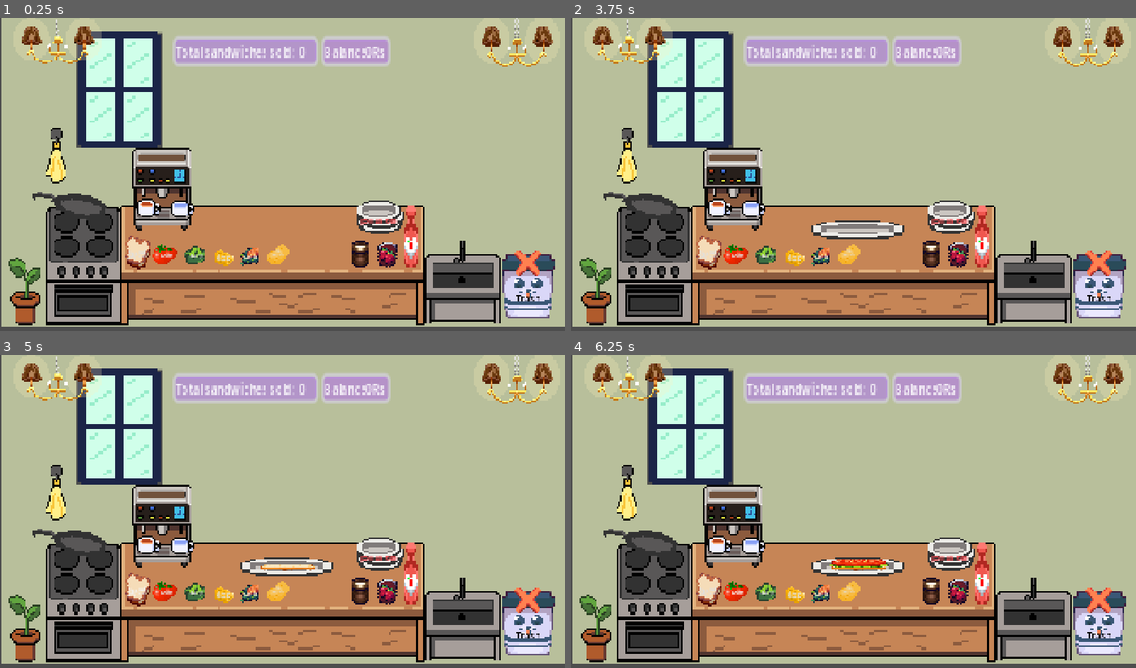
Above: before the commit, frames 1-4 (two rows, left to right).
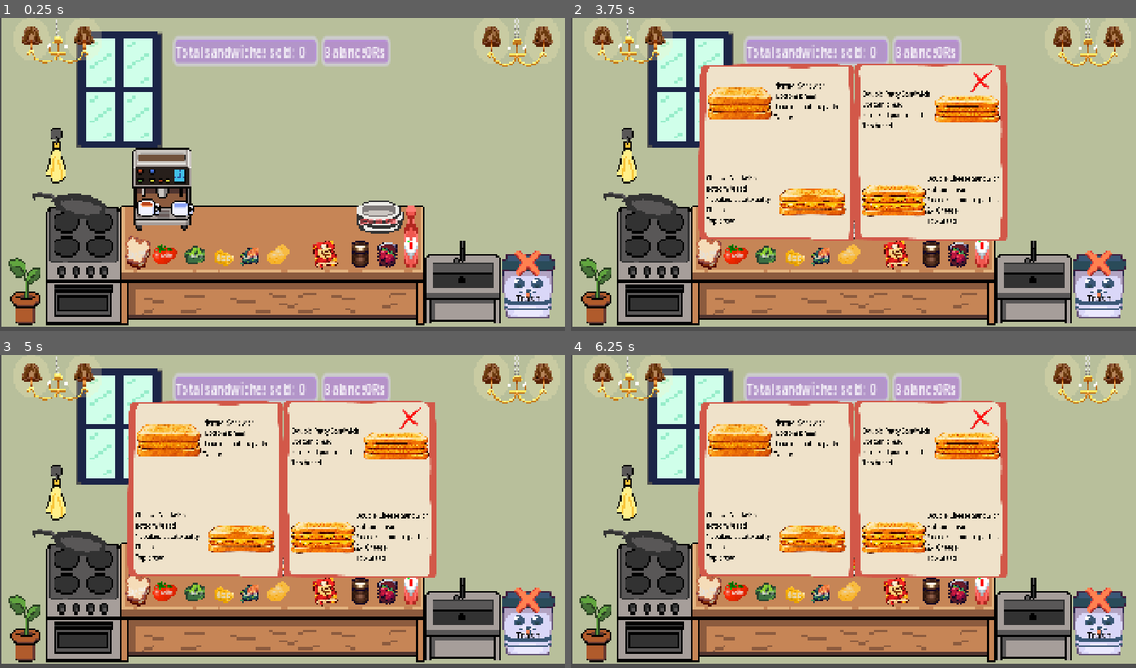
Above: after the commit, the same moments.

Repository: dushyantyadav0303/master-chefs
Game: Godot game, scene res://game.tscn
Same seed, same stepped clock (60 frames per second), same inputs: the game is played once before the commit and once after it. Sound files missing from this copy of the repository are replaced by a short silence.
Inputs (mouse positions are in pixels of both pictures, inside the frame that each line leads up to):
- Up to frame 1 (0.25 s): no input
- Up to frame 2 (3.75 s): click "Trash" at 0.5 s; click "potato" at 1.25 s; click "plate" at 2 s; click (655, 224) at 2.75 s; click (893, 255) at 3.52 s
- Up to frame 3 (5 s): click "Bread" at 4.25 s
- Up to frame 4 (6.25 s): click "Cabbage" at 5 s; click "tomato" at 5.75 s

The runs differ from the first frame. In frame 1, 0.3% of the frame differs, in the area x 55-60%, y 71-81%; in frame 2, 31%, in the area x 22-78%, y 14-81%; in frame 3, 31%; in frame 4, 31%.

Commit message:
added Recipe book
finally this game also has a recipe book fixed some bugs and yes it's all readyyy.........

Diff:
--- a/game.tscn
+++ b/game.tscn
@@ -41,6 +41,14 @@
 [ext_resource type="AudioStream" uid="uid://mo0cbkr1yx78" path="res://sound/cooking.mp3" id="38_4v2jo"]
 [ext_resource type="AudioStream" uid="uid://bp42h0rnyutyi" path="res://sound/burning.mp3" id="39_l1i01"]
 [ext_resource type="AudioStream" uid="uid://b8vbp4kdg5qwu" path="res://sound/whoshh.mp3" id="41_klri6"]
+[ext_resource type="Texture2D" uid="uid://ddc3km4tcqyyp" path="res://assest/Recipe Book Icon.png" id="42_eu6ph"]
+[ext_resource type="Script" uid="uid://cidm7a8m0w7mk" path="res://script/Recipe-book.gd" id="43_edr7y"]
+[ext_resource type="Texture2D" uid="uid://mguondl38gbe" path="res://assest/close.png" id="44_kq12w"]
+[ext_resource type="Texture2D" uid="uid://c8130t6ge7e6e" path="res://Book/Book_Back.png" id="45_t46w6"]
+[ext_resource type="Texture2D" uid="uid://f5u7s1m5n71j" path="res://assest/Recipe book/Sandwich-Photoroom.png" id="46_87ddb"]
+[ext_resource type="Texture2D" uid="uid://bp1nsx4cabtht" path="res://assest/Recipe book/chesse Sandwich-Photoroom.png" id="47_mljfx"]
+[ext_resource type="Texture2D" uid="uid://c35p2sx4a1j4a" path="res://assest/Recipe book/2cs-Photoroom.png" id="48_qpefm"]
+[ext_resource type="Texture2D" uid="uid://bkj6e6836rgnd" path="res://assest/Recipe book/double pettie Sandwich-Photoroom.png" id="49_tb2lt"]
 
 [sub_resource type="StyleBoxFlat" id="StyleBoxFlat_eow3j"]
 bg_color = Color(0.6901961, 0.49411765, 0.8862745, 0.64705884)
@@ -906,10 +914,137 @@
 [node name="whoosh" type="AudioStreamPlayer" parent="." unique_id=1533341040]
 stream = ExtResource("41_klri6")
 
-[node name="recipe book" type="TextureRect" parent="." unique_id=853952126]
-visible = false
-offset_right = 40.0
-offset_bottom = 40.0
+[node name="Recipe book" type="TextureButton" parent="." unique_id=494458302]
+offset_left = 926.97205
+offset_top = 760.00006
+offset_right = 2462.9722
+offset_bottom = 1784.0
+scale = Vector2(0.0902888, 0.10000677)
+texture_normal = ExtResource("42_eu6ph")
+script = ExtResource("43_edr7y")
+
+[node name="close" type="TextureButton" parent="Recipe book" unique_id=807705413]
+z_index = 37
+layout_mode = 0
+offset_left = 3490.24
+offset_top = -5829.6064
+offset_right = 3750.24
+offset_bottom = -5549.6064
+scale = Vector2(4.786645, 3.2464383)
+texture_normal = ExtResource("44_kq12w")
+
+[node name="book" type="TextureRect" parent="Recipe book" unique_id=1169101064]
+z_index = 30
+layout_mode = 0
+offset_left = -6821.8335
+offset_top = -5999.5947
+offset_right = -4630.8633
+offset_bottom = -4527.635
+scale = Vector2(5.4514084, 4.1098876)
+mouse_filter = 2
+texture = ExtResource("45_t46w6")
+
+[node name="Sandwich" type="TextureRect" parent="Recipe book" unique_id=267439016]
+z_index = 60
+layout_mode = 0
+offset_left = -6697.1816
+offset_top = -5699.615
+offset_right = -5161.1816
+offset_bottom = -4302.252
+scale = Vector2(1.93263, 1.5020089)
+texture = ExtResource("46_87ddb")
+
+[node name="Label" type="Label" parent="Recipe book/Sandwich" unique_id=997073395]
+z_index = 125
+layout_mode = 0
+offset_left = 1460.008
+offset_top = 173.08978
+offset_right = 2577.0054
+offset_bottom = 803.055
+scale = Vector2(1.3429801, 1.8942014)
+theme_override_colors/font_color = Color(0, 0, 0, 1)
+theme_override_font_sizes/font_size = 90
+text = "Normal Sandwich
+ Bottom bread
+1 cooked potato patty
+Top bread"
+
+[node name="Cheese sandwich" type="TextureRect" parent="Recipe book" unique_id=1058372207]
+z_index = 60
+layout_mode = 0
+offset_left = -3898.1907
+offset_top = -2079.8599
+offset_right = -2362.1907
+offset_bottom = -1055.8599
+scale = Vector2(1.93263, 1.5020089)
+texture = ExtResource("47_mljfx")
+
+[node name="Label" type="Label" parent="Recipe book/Cheese sandwich" unique_id=1904550483]
+z_index = 125
+layout_mode = 0
+offset_left = -1348.6017
+offset_top = -139.8034
+offset_right = -231.60437
+offset_bottom = 492.1966
+scale = Vector2(1.3429801, 1.8942014)
+theme_override_colors/font_color = Color(0, 0, 0, 1)
+theme_override_font_sizes/font_size = 90
+text = "Cheese Sandwich
+Bottom bread
+1 cooked potato patty
+Cheese
+Top bread"
+
+[node name="Double chesse sandwich" type="TextureRect" parent="Recipe book" unique_id=1389689764]
+z_index = 60
+layout_mode = 0
+offset_left = -759.2409
+offset_top = -2079.8599
+offset_right = 776.7591
+offset_bottom = -1055.8599
+scale = Vector2(1.93263, 1.5020089)
+texture = ExtResource("48_qpefm")
+
+[node name="Label" type="Label" parent="Recipe book/Double chesse sandwich" unique_id=1563351376]
+z_index = 125
+layout_mode = 0
+offset_left = 1424.8271
+offset_top = -126.48872
+offset_right = 2541.8247
+offset_bottom = 505.5113
+scale = Vector2(1.3429801, 1.8942014)
+theme_override_colors/font_color = Color(0, 0, 0, 1)
+theme_override_font_sizes/font_size = 90
+text = "Double Cheese Sandwich
+Bottom bread
+2x cooked potato patties
+2x  Cheese
+Top bread"
+
+[node name="double pettie Sandwich" type="TextureRect" parent="Recipe book" unique_id=1471095671]
+z_index = 60
+layout_mode = 0
+offset_left = 2062.4146
+offset_top = -5229.647
+offset_right = 3598.4146
+offset_bottom = -4205.647
+scale = Vector2(1.93263, 1.5020089)
+texture = ExtResource("49_tb2lt")
+
+[node name="Label" type="Label" parent="Recipe book/double pettie Sandwich" unique_id=982569262]
+z_index = 125
+layout_mode = 0
+offset_left = -1313.4209
+offset_top = 53.257973
+offset_right = -196.42358
+offset_bottom = 683.2232
+scale = Vector2(1.3429801, 1.8942014)
+theme_override_colors/font_color = Color(0, 0, 0, 1)
+theme_override_font_sizes/font_size = 90
+text = "Double Patty Sandwich
+Bottom bread
+2 cooked potato patties
+Top bread"
 
 [connection signal="pressed" from="trash Button" to="." method="_on_trash_button_pressed"]
 [connection signal="pressed" from="ingredients layer/cabbage/cabbage Button" to="." method="_on_cabbage_button_pressed"]
@@ -918,3 +1053,5 @@
 [connection signal="pressed" from="griller/griller button" to="griller" method="_on_griller_button_pressed"]
 [connection signal="pressed" from="coffee machine/coffee Button" to="." method="_on_coffee_button_pressed"]
 [connection signal="timeout" from="client-spawner/spawn Timer" to="client-spawner" method="_on_spawn_timer_timeout"]
+[connection signal="pressed" from="Recipe book" to="Recipe book" method="_on_pressed"]
+[connection signal="pressed" from="Recipe book/close" to="Recipe book" method="_on_close_pressed"]
--- /dev/null
+++ b/script/Recipe-book.gd
@@ -0,0 +1,29 @@
+extends TextureButton
+
+
+# Called when the node enters the scene tree for the first time.
+func _ready() -> void:
+	close()
+
+
+
+
+
+func _on_pressed() -> void:
+	print("Recipe")
+	$close.show()
+	$book.show()
+	$Sandwich.show()
+	$"Cheese sandwich".show()
+	$"Double chesse sandwich".show()
+	$"double pettie Sandwich".show()
+func close():
+	print("resetted")
+	$close.hide()
+	$book.hide()
+	$Sandwich.hide()
+	$"Cheese sandwich".hide()
+	$"Double chesse sandwich".hide()
+	$"double pettie Sandwich".hide()
+func _on_close_pressed() -> void:
+	close()
--- a/script/griller.gd
+++ b/script/griller.gd
@@ -39,6 +39,7 @@
 		$"../cooking".stop()
 		$"../burned".play()
 		%pattie.texture = burned_texture
+		cooked = false
 		burned = true
 
 func reset():
--- a/script/main.gd
+++ b/script/main.gd
@@ -49,6 +49,7 @@
 	plate.bottom_bread_added = false
 	plate.top_bread_added = false
 	plate.has_cheese = false
+	plate.plate = false
 	$"ingredients layer/plate/Plate pic".hide()
 	plate.plate_name = 'none'
 	plate.potato_counter = 0
@@ -60,6 +61,7 @@
 	if item_held == 'none':
 		item_held =$"ingredients layer/plate".plate_name
 		$"ingredients layer/plate/Plate pic".show()
+		plate.plate = true
 		print("plate dedo")
 
 
--- a/script/plate.gd
+++ b/script/plate.gd
@@ -5,12 +5,16 @@
 var bottom_bread_added := false
 var potato_added := false
 var top_bread_added := false
+var plate = false
 
 var potato_counter = 0
 var has_cheese = false
 var plate_name = ''
 
+
 func add_ingredient(type: String):
+	if not plate and type == 'bread':
+		return
 	if top_bread_added : return
 	if not bottom_bread_added and not type  == 'bread':
 		return
--- /dev/null
+++ b/texture_button.gd
@@ -0,0 +1,11 @@
+extends TextureButton
+
+
+# Called when the node enters the scene tree for the first time.
+func _ready() -> void:
+	pass # Replace with function body.
+
+
+# Called every frame. 'delta' is the elapsed time since the previous frame.
+func _process(delta: float) -> void:
+	pass
Binary file added: assest/Recipe Book Icon.png
Not shown, added: assest/Recipe Book Icon.png.import
Binary file added: assest/Recipe book/2cs-Photoroom.png
Not shown, added: assest/Recipe book/2cs-Photoroom.png.import
Binary file added: assest/Recipe book/Sandwich-Photoroom.png
Not shown, added: assest/Recipe book/Sandwich-Photoroom.png.import
Binary file added: assest/Recipe book/chesse Sandwich-Photoroom.png
Not shown, added: assest/Recipe book/chesse Sandwich-Photoroom.png.import
Binary file added: assest/Recipe book/double pettie Sandwich-Photoroom.png
Not shown, added: assest/Recipe book/double pettie Sandwich-Photoroom.png.import
Binary file added: assest/close.png
Not shown, added: assest/close.png.import
(and 2 more such lines)
